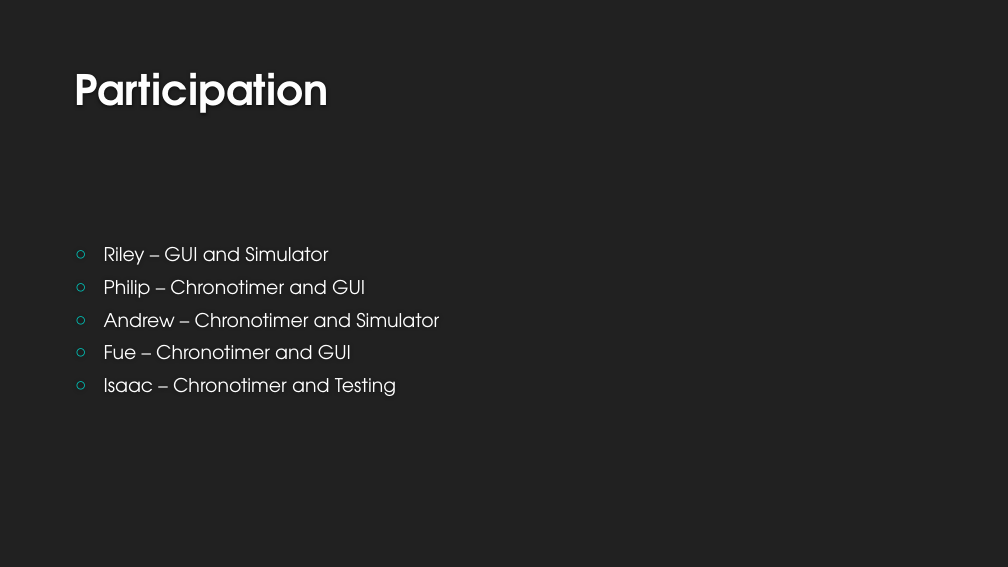
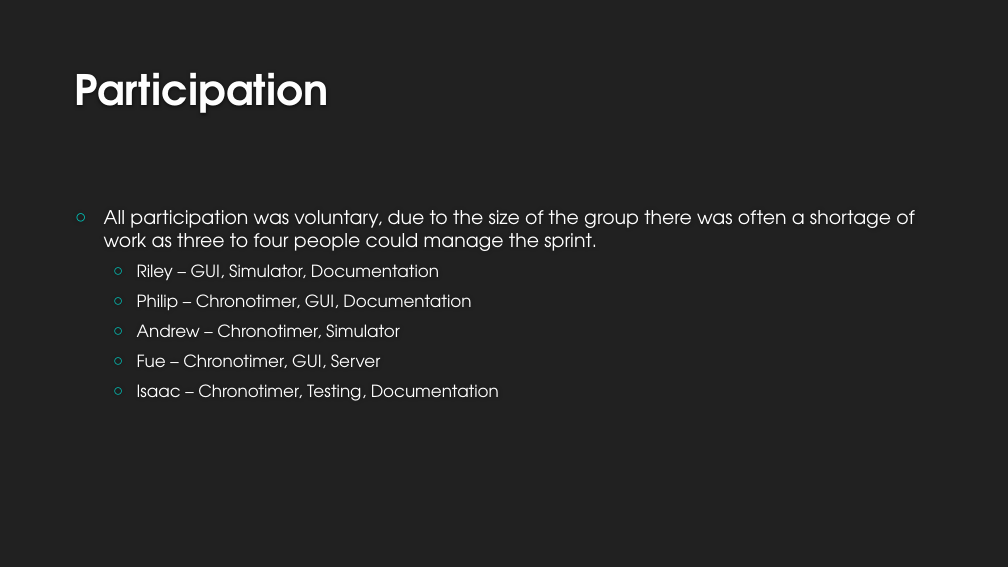
Before and after one commit to Fastwatch/FastWatch361, a slide deck: slide 7 of Artifacts/Presentation/Fastwatch.pptx (slide 8 before the commit). Drawn at 1008x567 pixels with LibreOffice and Linux fonts; fonts in the diff are those of the drawing; background and template pictures are left out. Boxes give left, top, right and bottom in pixels: in the first picture for what was removed or moved away, otherwise in the second. Text is boxed around its words. In the diff, an @@ line names an element or a change of style, - is before the commit and + after.

Commit message:
updating presentation

```diff
--- a/Artifacts/Presentation/Fastwatch.pptx
+++ b/Artifacts/Presentation/Fastwatch.pptx
@@ text at bbox=[104, 210, 914, 401]: text changed; size 18 to 16 pt @@
-○ Riley – GUI and Simulator
-○ Philip – Chronotimer and GUI
-○ Andrew – Chronotimer and Simulator
-○ Fue – Chronotimer and GUI
-○ Isaac – Chronotimer and Testing
+○ All participation was voluntary, due to the size of the group there was often a shortage of work as three to four people could manage the sprint.
+  ○ Riley – GUI, Simulator, Documentation
+  ○ Philip – Chronotimer, GUI, Documentation
+  ○ Andrew – Chronotimer, Simulator
+  ○ Fue – Chronotimer, GUI, Server
+  ○ Isaac – Chronotimer, Testing, Documentation
```
Also in this commit, not shown: 2 other slides changed, 2 slides added, 4 slides removed, 1 other file.
